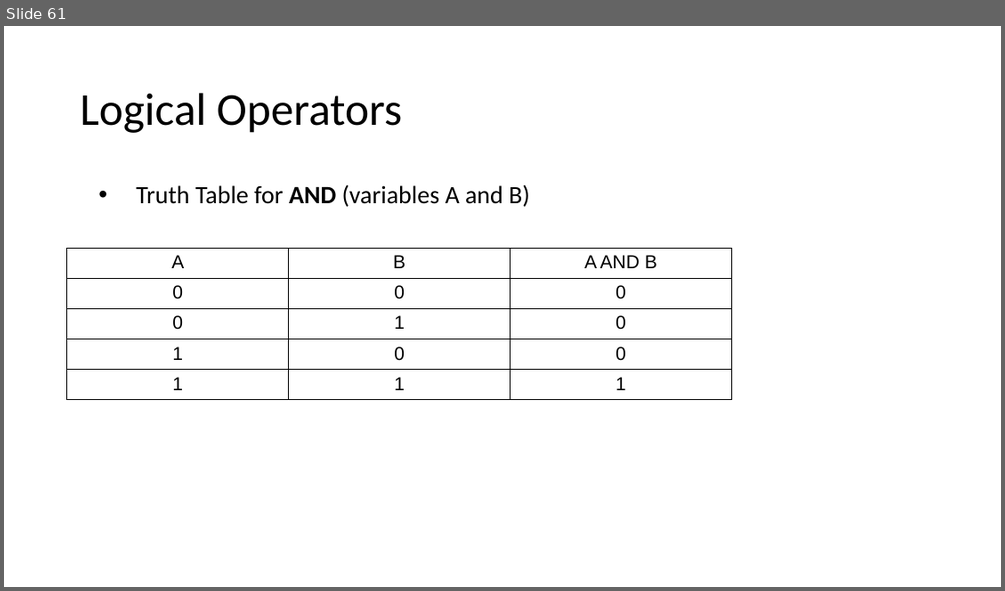
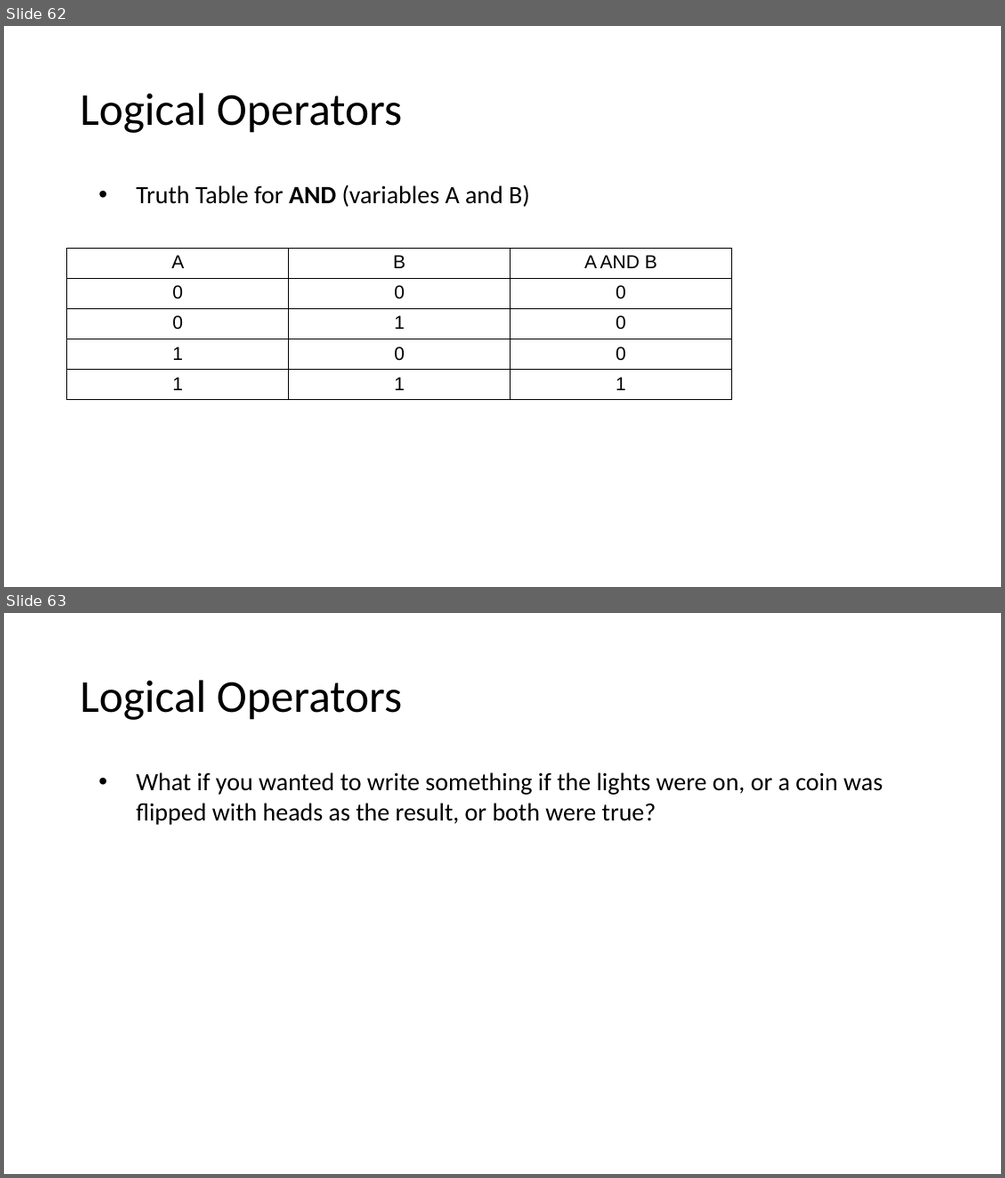
Before and after one commit to MrJoshGross/Course-Curricular-Material, a slide deck: wip/Lecture 2 - Binary, Logic, and Logical Operators.pptx. Shown one above the other, each under a label of ours: slide 61 before the commit, slides 62 and 63 after it. The pictures are 1005x591 and 1005x1178 pixels, drawn with LibreOffice and Linux fonts; fonts in the diff are those of the drawing. Boxes give left, top, right and bottom in pixels: in the first picture for what was removed or moved away, otherwise in the second. Text is boxed around its words. In the diff, an @@ line names an element or a change of style, - is before the commit and + after.

Commit message:
Update Lecture 2 - Binary, Logic, and Logical Operators.pptx
finished and, added or, xor

```diff
--- a/wip/Lecture 2 - Binary, Logic, and Logical Operators.pptx
+++ b/wip/Lecture 2 - Binary, Logic, and Logical Operators.pptx
@@ slide 63 added at bbox=[4, 613, 1001, 1174], background #FFFFFF @@
@@ title added at bbox=[80, 680, 402, 720], 44 pt, text #000000 @@
+Logical Operators
@@ text added at bbox=[136, 772, 882, 825], 24 pt, text #000000 @@
+• What if you wanted to write something if the lights were on, or a coin was flipped with heads as the result, or both were true?
@@ what was slide 61 is now slide 62 @@
```
Also in this commit, not shown: 2 slides changed, 39 other slides added.
